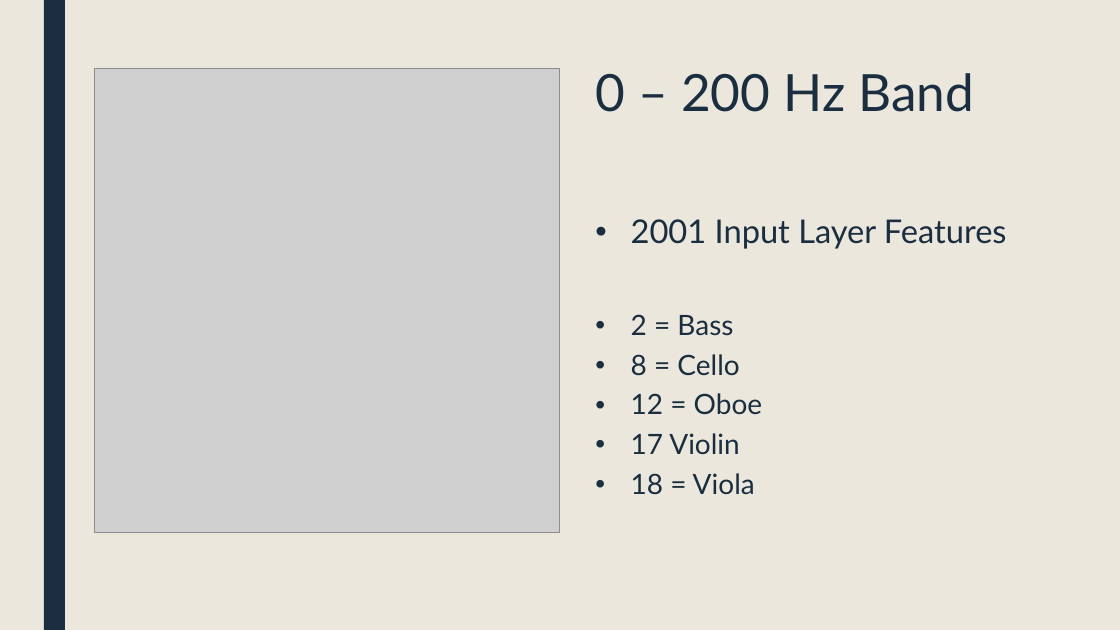
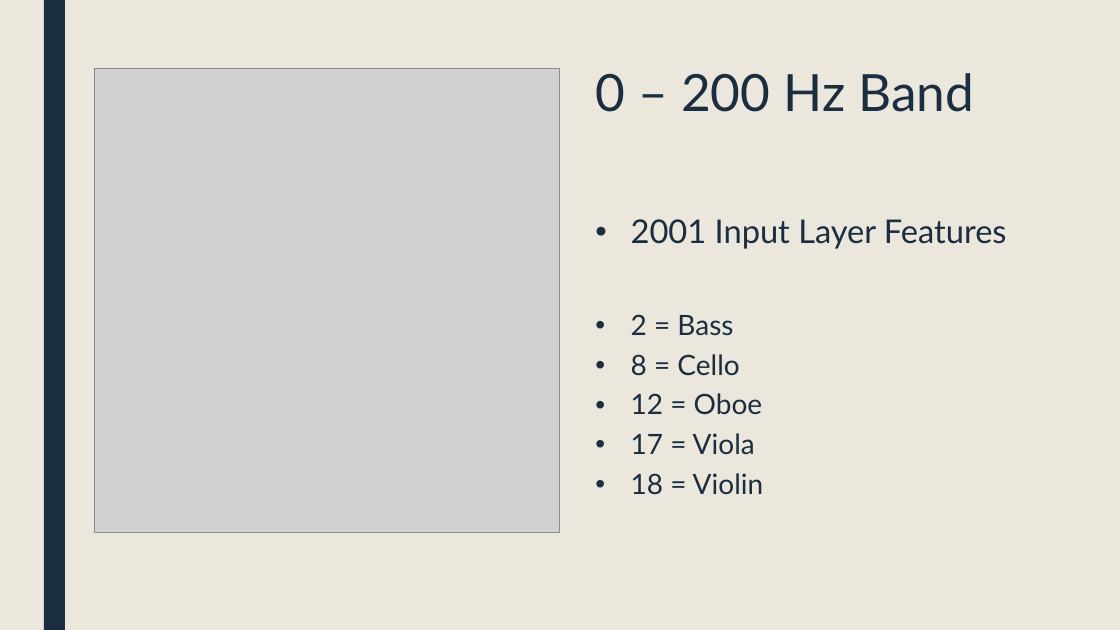
Before and after one commit to landonbuell/Buell-Senior-Thesis, a slide deck: slide 15 of Presentations/8_Jan_2020.pptx. Drawn at 1120x630 pixels with LibreOffice and Linux fonts; fonts in the diff are those of the drawing; grey boxes stand for pictures. Boxes give left, top, right and bottom in pixels: in the first picture for what was removed or moved away, otherwise in the second. Text is boxed around its words. In the diff, an @@ line names an element or a change of style, - is before the commit and + after.

```diff
--- a/Presentations/8_Jan_2020.pptx
+++ b/Presentations/8_Jan_2020.pptx
@@ text at (631, 433, 764, 495): text changed @@
-  • 17 Violin
-  • 18 = Viola
+  • 17 = Viola
+  • 18 = Violin
```
Also in this commit, not shown: 19 other slides changed, 2 other files.
